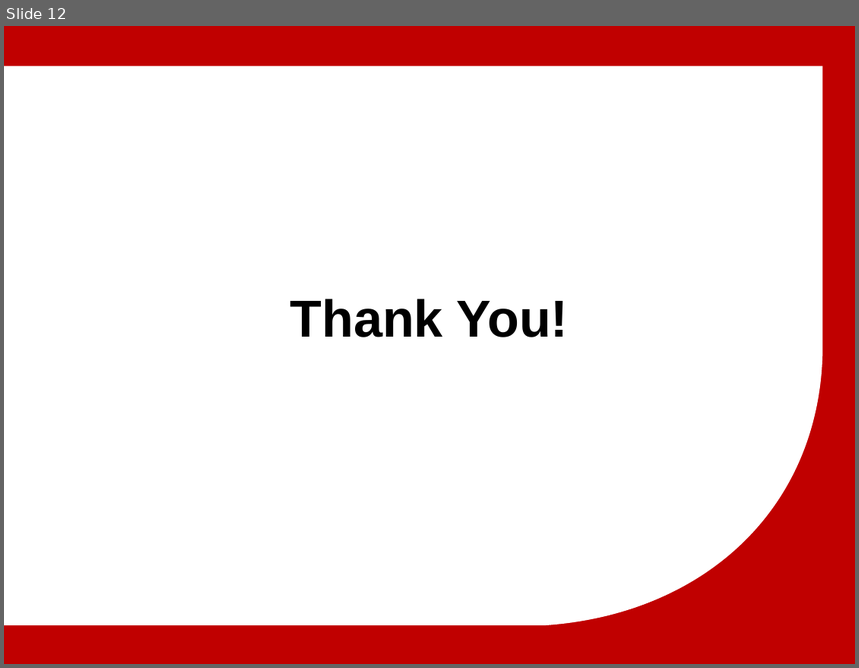
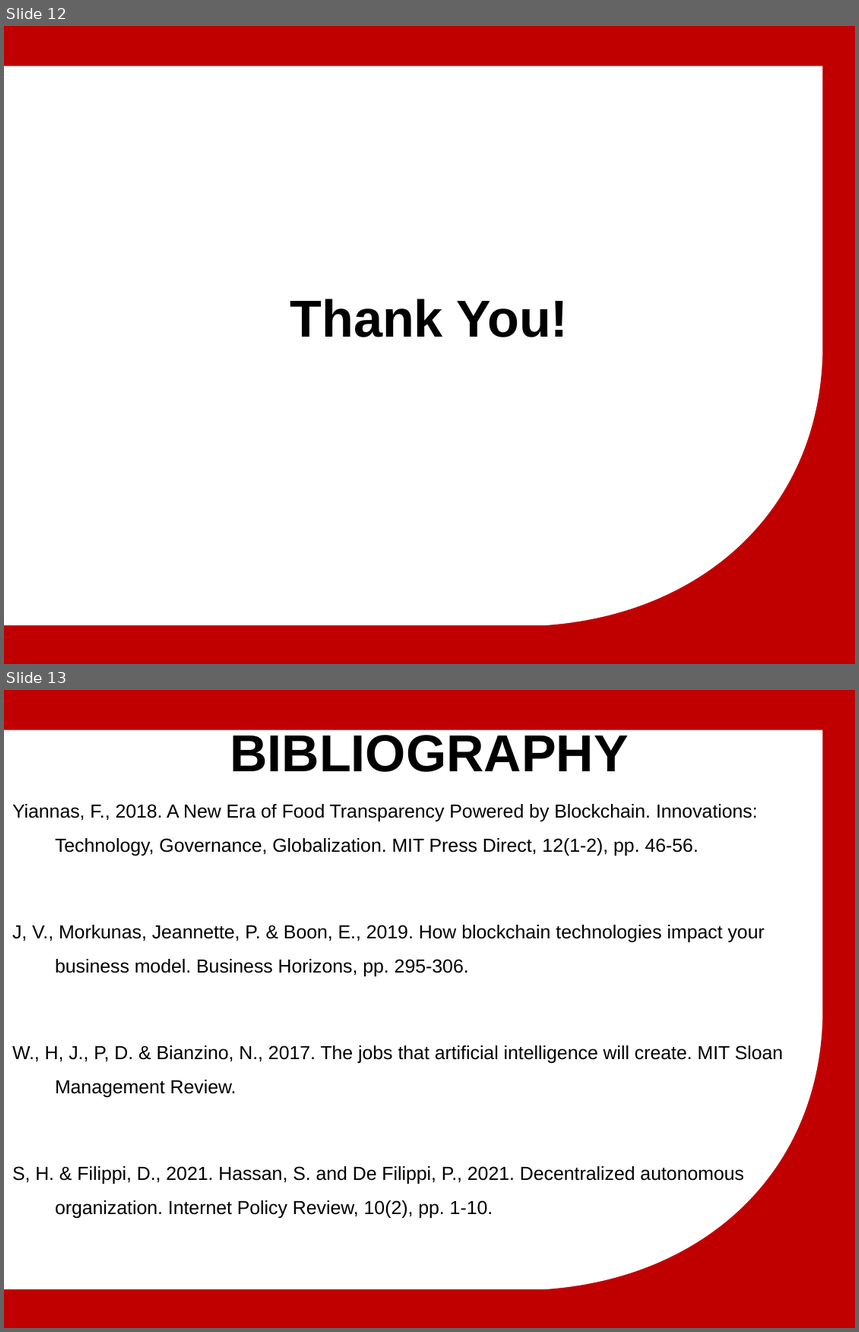
Before and after one commit to michailmarkou1995/MBA, a slide deck: Spiritual Wellbeing IV Professional Development and Applied Research/Μητροπολιτικό Κολλέγιο_ΣΕΚΦ[Μιχαηλ Μαρκου] IT in Global Business.pptx. Shown one above the other, each under a label of ours: slide 12 before the commit, slides 12 and 13 after it. The pictures are 859x668 and 859x1332 pixels, drawn with LibreOffice and Linux fonts; fonts in the diff are those of the drawing; background and template pictures are left out. Boxes give left, top, right and bottom in pixels: in the first picture for what was removed or moved away, otherwise in the second. Text is boxed around its words. In the diff, an @@ line names an element or a change of style, - is before the commit and + after.

```diff
--- a/Spiritual Wellbeing IV Professional Development and Applied Research/Μητροπολιτικό Κολλέγιο_ΣΕΚΦ[Μιχαηλ Μαρκου] IT in Global Business.pptx
+++ b/Spiritual Wellbeing IV Professional Development and Applied Research/Μητροπολιτικό Κολλέγιο_ΣΕΚΦ[Μιχαηλ Μαρκου] IT in Global Business.pptx
@@ slide 13 added at box(4, 690, 855, 1328), background #C00000; not listed: 1 template element that a slide beside it also shows @@
@@ title added at box(230, 735, 628, 772), 44 pt, text #000000, bold @@
+BIBLIOGRAPHY
@@ text added at box(12, 804, 783, 1218), 16 pt, text #000000 @@
+Yiannas, F., 2018. A New Era of Food Transparency Powered by Blockchain. Innovations: Technology, Governance, Globalization. MIT Press Direct, 12(1-2), pp. 46-56.
+J, V., Morkunas, Jeannette, P. & Boon, E., 2019. How blockchain technologies impact your business model. Business Horizons, pp. 295-306.
+W., H, J., P, D. & Bianzino, N., 2017. The jobs that artificial intelligence will create. MIT Sloan Management Review.
+S, H. & Filippi, D., 2021. Hassan, S. and De Filippi, P., 2021. Decentralized autonomous organization. Internet Policy Review, 10(2), pp. 1-10.
```
Also in this commit, not shown: 1 slide removed.
